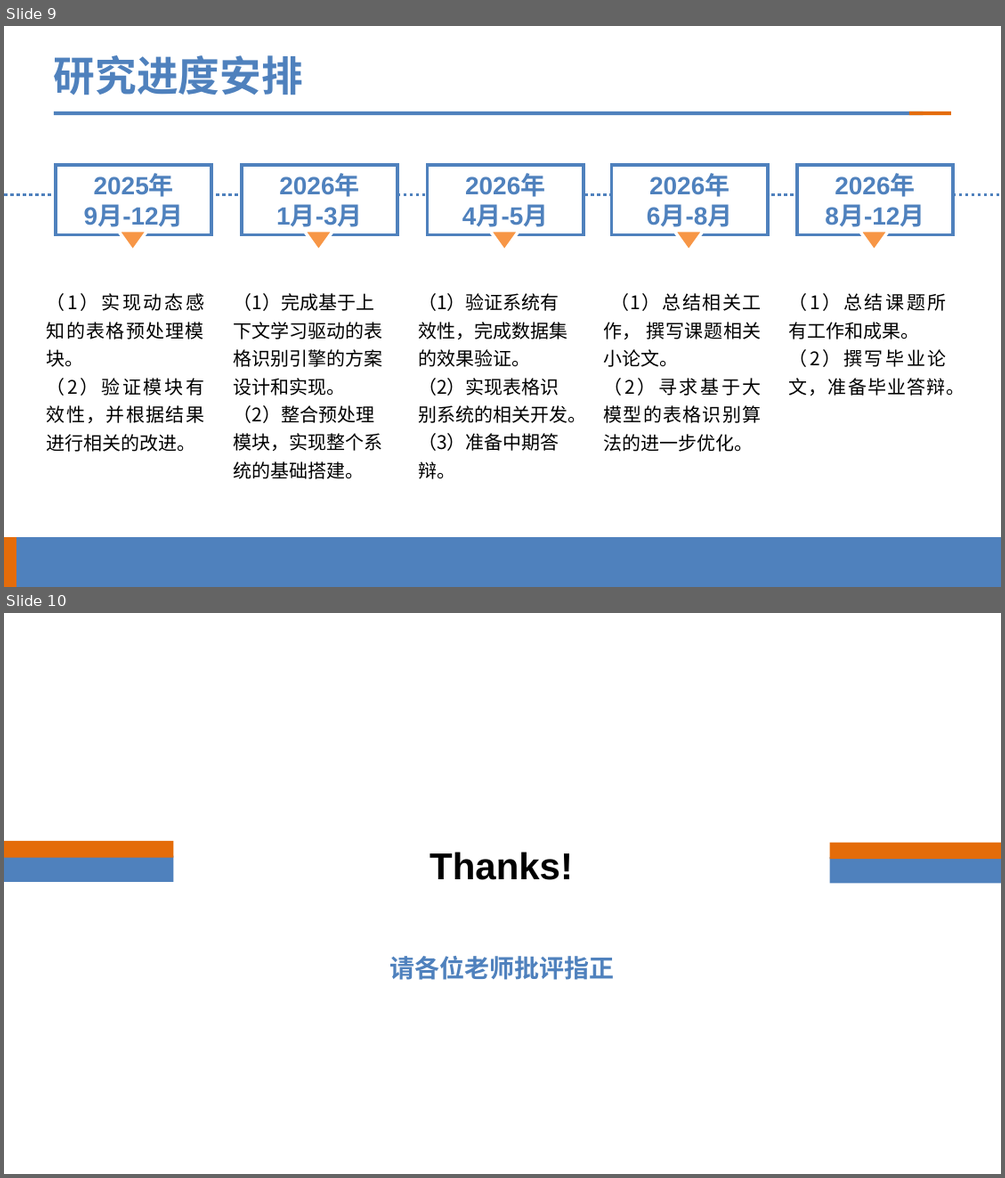
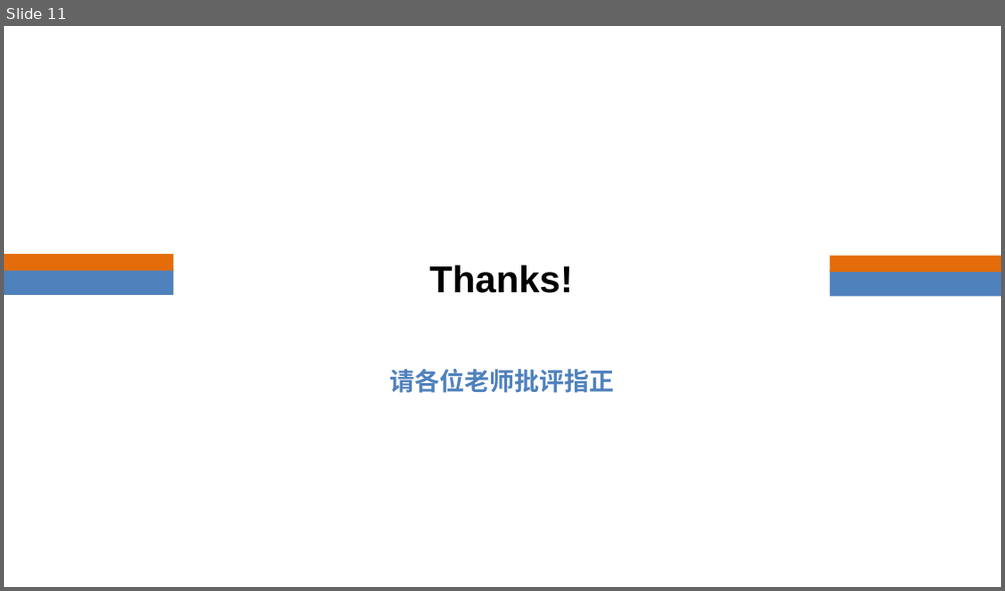
Before and after one commit to Qinhao06/hithesis, a slide deck: 覃浩-24S151153中期.pptx. Shown one above the other, each under a label of ours: slides 9 and 10 before the commit, slide 11 after it. The pictures are 1005x1178 and 1005x591 pixels, drawn with LibreOffice and Linux fonts; fonts in the diff are those of the drawing; background and template pictures are left out. Boxes give left, top, right and bottom in pixels: in the first picture for what was removed or moved away, otherwise in the second. Text is boxed around its words. In the diff, an @@ line names an element or a change of style, - is before the commit and + after.

```diff
--- a/覃浩-24S151153中期.pptx
+++ b/覃浩-24S151153中期.pptx
@@ slide 9 removed at bbox=[4, 26, 1001, 587], background #FFFFFF @@
@@ title removed at bbox=[54, 55, 303, 95] @@
-研究进度安排
@@ rectangle removed at bbox=[54, 111, 923, 115] @@
@@ rectangle removed at bbox=[909, 111, 952, 115] @@
@@ group removed at bbox=[4, 165, 1001, 251]: 5 rectangles, 5 triangles, 1 line @@
-2025年
-9月-12月
-2026年
-1月-3月
-2026年
-4月-5月
-2026年
-6月-8月
-2026年
-8月-12月
@@ group removed at bbox=[47, 293, 964, 479]: 5 texts @@
-（1）实现动态感知的表格预处理模块。
-（2）验证模块有效性，并根据结果进行相关的改进。
-（1）完成基于上下文学习驱动的表格识别引擎的方案设计和实现。
-（2）整合预处理模块，实现整个系统的基础搭建。
-（1）验证系统有效性，完成数据集的效果验证。
-（2）实现表格识别系统的相关开发。（3）准备中期答辩。
-（1）总结相关工作， 撰写课题相关小论文。
-（2）寻求基于大模型的表格识别算法的进一步优化。
-（1）总结课题所有工作和成果。
-（2）撰写毕业论文，准备毕业答辩。
@@ rectangle removed at bbox=[4, 537, 1001, 587] @@
@@ rectangle removed at bbox=[4, 537, 16, 587] @@
@@ what was slide 10 is now slide 11 @@
```
Also in this commit, not shown: 3 slides changed, 4 slides added, 2 other slides removed, 1 other file.
